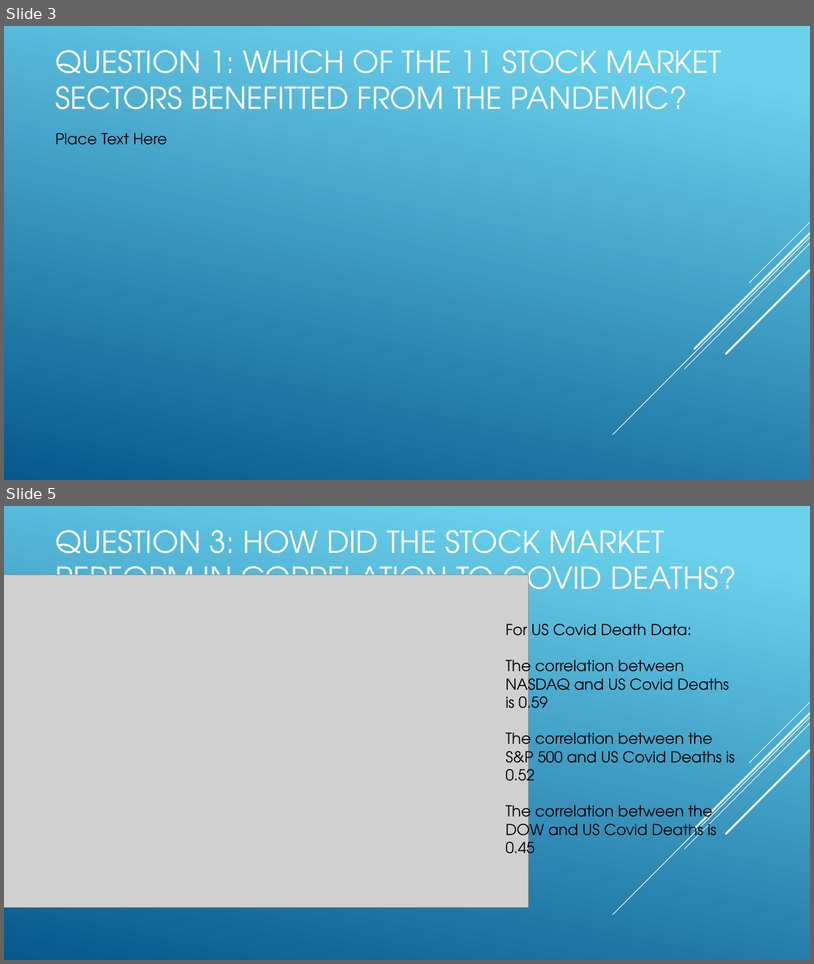
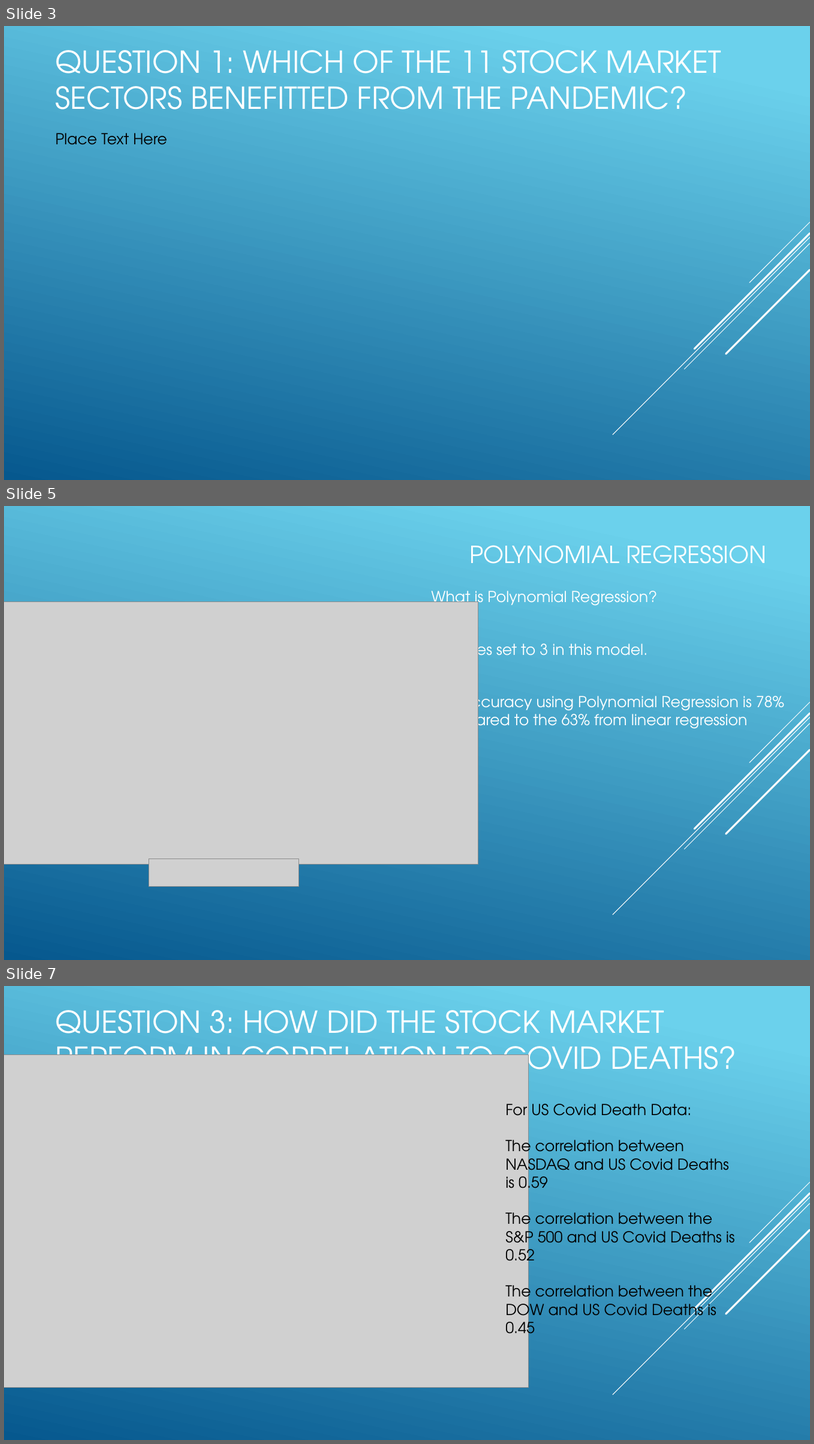
Before and after one commit to Bandelero/Covids-Effect-on-the-Stock-Market, a slide deck: Project1.pptx. Shown one above the other, each under a label of ours: slides 3 and 5 before the commit, slides 3, 5 and 7 after it; the slides between them are not shown. The pictures are 814x964 and 814x1444 pixels, drawn with LibreOffice and Linux fonts; fonts in the diff are those of the drawing; grey boxes stand for pictures. Boxes give left, top, right and bottom in pixels: in the first picture for what was removed or moved away, otherwise in the second. Text is boxed around its words. In the diff, an @@ line names an element or a change of style, - is before the commit and + after.

```diff
--- a/Project1.pptx
+++ b/Project1.pptx
@@ slide 5 added at box(4, 506, 810, 960), background gradient #6ED2EB to #06588E; not listed: 5 template elements that a slide beside it also shows @@
@@ title added at box(470, 545, 767, 564), 28 pt, text #FFFFFF @@
+POLYNOMIAL REGRESSION
@@ text added at box(431, 589, 785, 732), 18 pt, text #FFFFFF @@
+What is Polynomial Regression?
+Degrees set to 3 in this model.
+The accuracy using Polynomial Regression is 78% compared to the 63% from linear regression
@@ picture added at box(4, 601, 478, 864) @@
@@ picture added at box(149, 858, 299, 886) @@
@@ what was slide 5 is now slide 7 @@
```
Also in this commit, not shown: 1 slide changed, 1 other slide added.
